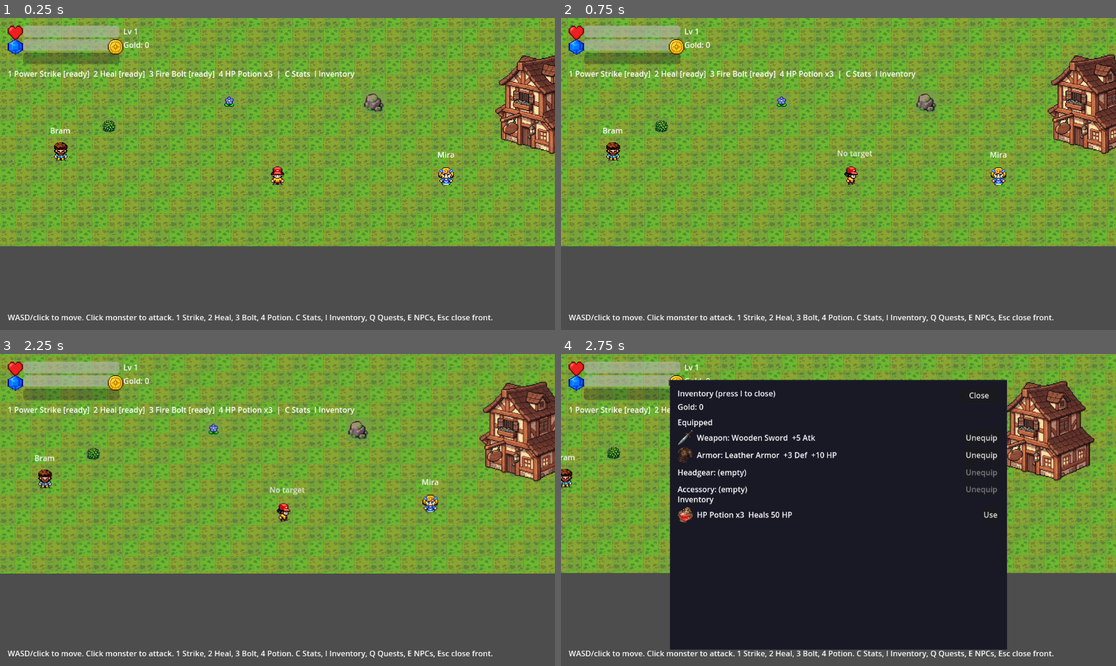
Above: before the commit, frames 1-4 (two rows, left to right).
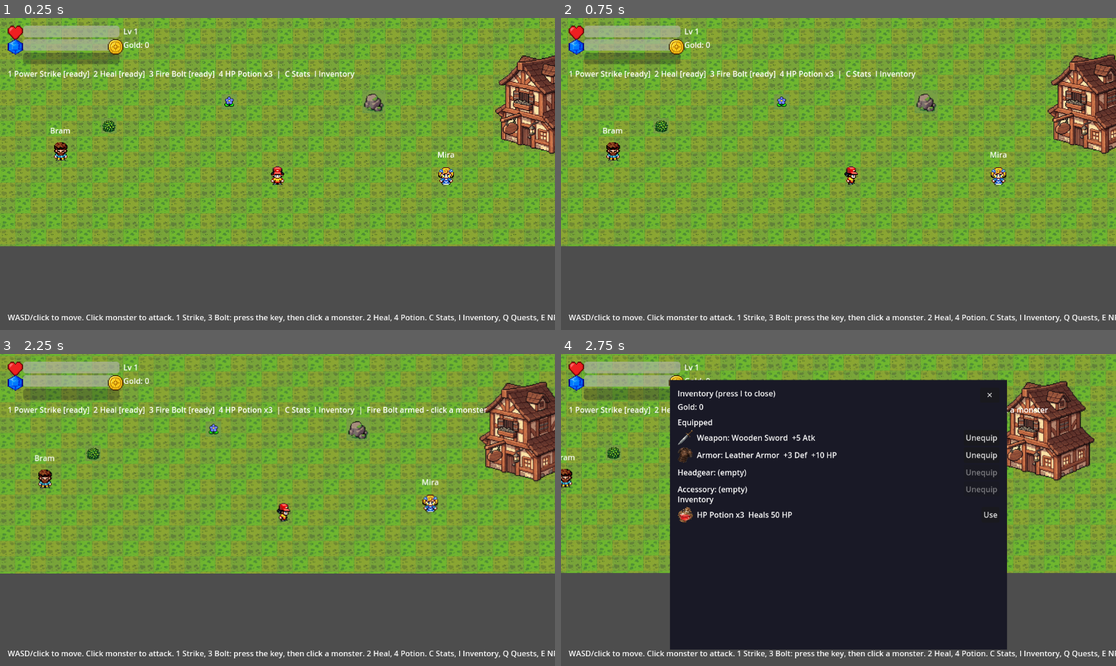
Above: after the commit, the same moments.

Repository: straviux/rok-online-clone
Game: Godot game, scene res://scenes/world/town.tscn
Two runs of this game, one before a commit and one after it. Both use one fixed random seed, a clock stepped at 60 frames per second and the inputs below.
Inputs (mouse positions are in pixels of both pictures, inside the frame that each line leads up to):
- Up to frame 1 (0.25 s): no input
- Up to frame 2 (0.75 s): tap Enter at 0.5 s; move the mouse to (960, 158) at 0.52 s; hold D from 0.53 s (still down); tap 1 at 0.6 s; click (960, 158) at 0.67 s
- Up to frame 3 (2.25 s): tap 2 at 0.8 s; release D at 1.25 s; tap Enter at 1.25, 2 s; drag from (166, 525) to (5, 485) at 1.27 s; move the mouse to (333, 441) at 2.02 s; hold D from 2.03 s (still down); tap 3 at 2.1 s
- Up to frame 4 (2.75 s): keep holding D; tap I at 2.3 s

The runs differ from the first frame. In frame 1, 0.6% of the frame differs, in the area x 37-100%, y 95-98%; in frame 2, 0.7%; in frame 3, 0.9%, in the area x 37-100%, y 16-98%; in frame 4, 0.7%.

Commit message:
Skills are press-then-click with cast times and a HUD cast bar; Accept/Close buttons become check/close icons

Diff:
--- a/scenes/ui/character_panel.tscn
+++ b/scenes/ui/character_panel.tscn
@@ -20,11 +20,11 @@
 text = "Character (press C to close)"
 
 [node name="CloseButton" type="Button" parent="Panel"]
-offset_left = 400.0
+offset_left = 444.0
 offset_top = 16.0
 offset_right = 484.0
 offset_bottom = 44.0
-text = "Close"
+text = "✕"
 
 [node name="LevelLabel" type="Label" parent="Panel"]
 offset_left = 16.0
--- a/scenes/ui/dialogue_panel.tscn
+++ b/scenes/ui/dialogue_panel.tscn
@@ -19,11 +19,11 @@
 text = "Elder"
 
 [node name="CloseButton" type="Button" parent="Panel"]
-offset_left = 560.0
+offset_left = 604.0
 offset_top = 44.0
 offset_right = 644.0
 offset_bottom = 68.0
-text = "Close"
+text = "✕"
 
 [node name="TextLabel" type="Label" parent="Panel"]
 offset_left = 56.0
@@ -36,6 +36,6 @@
 [node name="AcceptButton" type="Button" parent="Panel"]
 offset_left = 56.0
 offset_top = 156.0
-offset_right = 200.0
+offset_right = 100.0
 offset_bottom = 184.0
-text = "Accept"
+text = "✓"
--- a/scenes/ui/hud.tscn
+++ b/scenes/ui/hud.tscn
@@ -57,12 +57,28 @@
 offset_bottom = 128.0
 text = ""
 
+[node name="CastLabel" type="Label" parent="."]
+offset_left = 16.0
+offset_top = 132.0
+offset_right = 500.0
+offset_bottom = 156.0
+visible = false
+text = "Casting..."
+
+[node name="CastBar" type="ProgressBar" parent="."]
+offset_left = 16.0
+offset_top = 160.0
+offset_right = 316.0
+offset_bottom = 184.0
+visible = false
+show_percentage = false
+
 [node name="HintLabel" type="Label" parent="."]
 offset_left = 16.0
 offset_top = 610.0
 offset_right = 1100.0
 offset_bottom = 640.0
-text = "WASD/click to move. Click monster to attack. 1 Strike, 2 Heal, 3 Bolt, 4 Potion. C Stats, I Inventory, Q Quests, E NPCs, Esc close front."
+text = "WASD/click to move. Click monster to attack. 1 Strike, 3 Bolt: press the key, then click a monster. 2 Heal, 4 Potion. C Stats, I Inventory, Q Quests, E NPCs, Esc close front."
 
 [node name="HeartIcon" type="TextureRect" parent="."]
 offset_left = 16.0
--- a/scenes/ui/inventory_panel.tscn
+++ b/scenes/ui/inventory_panel.tscn
@@ -20,11 +20,11 @@
 text = "Inventory (press I to close)"
 
 [node name="CloseButton" type="Button" parent="Panel"]
-offset_left = 600.0
+offset_left = 644.0
 offset_top = 16.0
 offset_right = 684.0
 offset_bottom = 44.0
-text = "Close"
+text = "✕"
 
 [node name="GoldLabel" type="Label" parent="Panel"]
 offset_left = 16.0
--- a/scenes/ui/quest_log_panel.tscn
+++ b/scenes/ui/quest_log_panel.tscn
@@ -20,11 +20,11 @@
 text = "Quest Log (press Q to close)"
 
 [node name="CloseButton" type="Button" parent="Panel"]
-offset_left = 900.0
+offset_left = 944.0
 offset_top = 16.0
 offset_right = 984.0
 offset_bottom = 44.0
-text = "Close"
+text = "✕"
 
 [node name="QuestBox" type="VBoxContainer" parent="Panel"]
 offset_left = 16.0
--- a/scenes/ui/shop_panel.tscn
+++ b/scenes/ui/shop_panel.tscn
@@ -20,11 +20,11 @@
 text = "Shop (E near the shopkeeper, Esc to close)"
 
 [node name="CloseButton" type="Button" parent="Panel"]
-offset_left = 900.0
+offset_left = 944.0
 offset_top = 16.0
 offset_right = 984.0
 offset_bottom = 44.0
-text = "Close"
+text = "✕"
 
 [node name="GoldLabel" type="Label" parent="Panel"]
 offset_left = 16.0
--- a/scenes/ui/storage_panel.tscn
+++ b/scenes/ui/storage_panel.tscn
@@ -20,11 +20,11 @@
 text = "Storage (E near the keeper, Esc to close)"
 
 [node name="CloseButton" type="Button" parent="Panel"]
-offset_left = 600.0
+offset_left = 644.0
 offset_top = 16.0
 offset_right = 684.0
 offset_bottom = 44.0
-text = "Close"
+text = "✕"
 
 [node name="GoldLabel" type="Label" parent="Panel"]
 offset_left = 16.0
--- a/scripts/dialogue_panel.gd
+++ b/scripts/dialogue_panel.gd
@@ -48,7 +48,7 @@
 			_current_quest_id = quest_id
 			text_label.text = data.description + "\n\nAccept this quest?"
 			accept_button.visible = true
-			accept_button.text = "Accept"
+			accept_button.text = "✓"
 		elif quest["state"] == "active":
 			text_label.text = data.description + "\n\nProgress: %s: %d/%d" % [
 				data.target_label,
--- a/scripts/hud.gd
+++ b/scripts/hud.gd
@@ -10,6 +10,8 @@
 @onready var target_label: Label = $TargetLabel
 @onready var target_bar: ProgressBar = $TargetBar
 @onready var skill_label: Label = $SkillLabel
+@onready var cast_label: Label = $CastLabel
+@onready var cast_bar: ProgressBar = $CastBar
 
 
 func _ready() -> void:
@@ -22,6 +24,7 @@
 	sp_bar.show_percentage = false
 	xp_bar.show_percentage = false
 	target_bar.show_percentage = false
+	cast_bar.show_percentage = false
 
 
 func _input(event: InputEvent) -> void:
@@ -38,6 +41,10 @@
 					if panel.visible:
 						panel.visible = false
 						return
+			# No panel open: Esc cancels an armed skill instead.
+			var player_node: Node = get_tree().get_first_node_in_group("player")
+			if player_node != null and player_node.pending_skill != "":
+				player_node.pending_skill = ""
 
 
 func _cooldown_text(timer: float) -> String:
@@ -67,6 +74,17 @@
 		_cooldown_text(player.fire_bolt_timer),
 		GameManager.count_item("hp_potion") + GameManager.count_item("small_hp_potion"),
 	]
+	if player.pending_skill != "":
+		skill_label.text += "  |  %s armed - click a monster" % player._skill_display_name(player.pending_skill)
+	if player.casting_skill != "":
+		cast_label.text = "Casting %s..." % player._skill_display_name(player.casting_skill)
+		cast_bar.max_value = player.casting_duration
+		cast_bar.value = player.casting_duration - player.casting_time_left
+		cast_label.visible = true
+		cast_bar.visible = true
+	else:
+		cast_label.visible = false
+		cast_bar.visible = false
 
 	var target: Node = player.target
 	if target != null and is_instance_valid(target) and not target.dead:
--- a/scripts/player.gd
+++ b/scripts/player.gd
@@ -18,6 +18,13 @@
 ##   automatically once in range. Left-click ground: walk to that point.
 ## - WASD at any time cancels click movement (the target stays set).
 ## - While a target is alive and in range, basic attacks fire automatically.
+## - Skills are press-then-click: pressing 1 (Power Strike) or 3
+##   (Fire Bolt) arms the skill, and the next left-click on a monster
+##   casts it on that monster. Clicking ground cancels the arming and
+##   walks there; pressing the same key again or Esc also cancels.
+##   Every skill has a cast time (Strike 0.5s, Bolt 0.8s, Heal 0.6s):
+##   while casting the player stands still and a cast bar shows in
+##   the HUD, then the effect lands. Taking damage does NOT interrupt.
 ## - Hotkeys: 1 Power Strike (5 SP, 3s), 2 Heal (10 SP, 5s),
 ##   3 Fire Bolt (8 SP, 4s, 300 range), 4 use an HP potion from inventory.
 ## - C opens the character panel, where stat points are spent with + buttons.
@@ -67,6 +74,16 @@
 var power_strike_timer: float = 0.0
 var heal_timer: float = 0.0
 var fire_bolt_timer: float = 0.0
+
+# Press-then-click targeting: pressing 1 or 3 arms that skill here;
+# the next left-click on a monster casts it. "" means nothing armed.
+var pending_skill: String = ""
+# Casting: a started cast lands after cast_time_left reaches 0.
+# casting_skill "" means not casting; casting_target is null for Heal.
+var casting_skill: String = ""
+var casting_target: Node = null
+var casting_time_left: float = 0.0
+var casting_duration: float = 0.0
 
 var _attack_timer: float = 0.0
 var _click_stuck_timer: float = 0.0
@@ -215,13 +232,17 @@
 			_target_at_mouse()
 	elif event is InputEventKey:
 		if event.pressed and not event.echo:
+			if casting_skill != "" and event.keycode in [KEY_1, KEY_2, KEY_3]:
+				# Already casting: skill keys wait, the cast bar shows why.
+				return
 			match event.keycode:
 				KEY_1:
-					_cast_power_strike()
+					_toggle_pending("power_strike")
 				KEY_2:
-					_cast_heal()
+					pending_skill = ""
+					_start_heal_cast()
 				KEY_3:
-					_cast_fire_bolt()
+					_toggle_pending("fire_bolt")
 				KEY_4:
 					_use_potion()
 
@@ -232,6 +253,9 @@
 		for panel: Node in get_tree().get_nodes_in_group(group_name):
 			if panel.visible:
 				return
+	if casting_skill != "":
+		# Clicks during a cast are ignored: movement is locked anyway.
+		return
 	var mouse_position: Vector2 = get_global_mouse_position()
 	var space_state: PhysicsDirectSpaceState2D = get_world_2d().direct_space_state
 	var query := PhysicsPointQueryParameters2D.new()
@@ -241,12 +265,22 @@
 	for result: Dictionary in results:
 		var collider: Object = result["collider"]
 		if collider is Node and collider.is_in_group("monsters"):
-			set_target(collider)
-			click_chasing = true
-			click_moving = true
-			_click_stuck_timer = 0.0
+			if pending_skill != "":
+				# Armed skill: this click IS the cast, not a chase.
+				var skill := pending_skill
+				pending_skill = ""
+				set_target(collider)
+				click_moving = false
+				click_chasing = false
+				_start_cast(skill, collider)
+			else:
+				set_target(collider)
+				click_chasing = true
+				click_moving = true
+				_click_stuck_timer = 0.0
 			return
-	# Ground click: walk there, and drop any monster target.
+	# Ground click: cancels any arming, then walks there as usual.
+	pending_skill = ""
 	set_target(null)
 	click_chasing = false
 	click_destination = mouse_position
@@ -258,60 +292,124 @@
 	return target != null and is_instance_valid(target) and not target.dead
 
 
-func _cast_power_strike() -> void:
-	if not _target_ready():
+func _skill_cast_time(skill: String) -> float:
+	match skill:
+		"power_strike":
+			return 0.5
+		"fire_bolt":
+			return 0.8
+		"heal":
+			return 0.6
+	return 0.0
+
+
+func _skill_display_name(skill: String) -> String:
+	match skill:
+		"power_strike":
+			return "Power Strike"
+		"fire_bolt":
+			return "Fire Bolt"
+		"heal":
+			return "Heal"
+	return skill
+
+
+func _toggle_pending(skill: String) -> void:
+	# Pressing the armed skill's key again disarms it; pressing the
+	# other skill's key switches the arming to that skill.
+	if pending_skill == skill:
+		pending_skill = ""
+	else:
+		pending_skill = skill
+
+
+func _start_cast(skill: String, cast_target: Node) -> bool:
+	# Checks first (nothing is spent on a failed cast), then SP and
+	# cooldown are spent and the cast bar starts ticking.
+	if cast_target == null or not is_instance_valid(cast_target) or cast_target.dead:
 		_show_message("No target", Color(1.0, 1.0, 1.0, 1.0))
-		return
-	if global_position.distance_to(target.global_position) > attack_range:
-		_show_message("Out of range", Color(1.0, 1.0, 1.0, 1.0))
-		return
-	if power_strike_timer > 0.0:
-		_show_message("Cooling down", Color(1.0, 1.0, 1.0, 1.0))
-		return
-	if sp < 5.0:
-		_show_message("Not enough SP", Color(0.4, 0.7, 1.0, 1.0))
-		return
-	sp -= 5.0
-	power_strike_timer = 3.0
-	target.take_damage(int(attack_damage * 1.8))
-
-
-func _cast_heal() -> void:
+		return false
+	if skill == "power_strike":
+		if global_position.distance_to(cast_target.global_position) > attack_range:
+			_show_message("Out of range", Color(1.0, 1.0, 1.0, 1.0))
+			return false
+		if power_strike_timer > 0.0:
+			_show_message("Cooling down", Color(1.0, 1.0, 1.0, 1.0))
+			return false
+		if sp < 5.0:
+			_show_message("Not enough SP", Color(0.4, 0.7, 1.0, 1.0))
+			return false
+		sp -= 5.0
+		power_strike_timer = 3.0
+	elif skill == "fire_bolt":
+		if global_position.distance_to(cast_target.global_position) > 300.0:
+			_show_message("Out of range", Color(1.0, 1.0, 1.0, 1.0))
+			return false
+		if fire_bolt_timer > 0.0:
+			_show_message("Cooling down", Color(1.0, 1.0, 1.0, 1.0))
+			return false
+		if sp < 8.0:
+			_show_message("Not enough SP", Color(0.4, 0.7, 1.0, 1.0))
+			return false
+		sp -= 8.0
+		fire_bolt_timer = 4.0
+	else:
+		return false
+	casting_skill = skill
+	casting_target = cast_target
+	casting_duration = _skill_cast_time(skill)
+	casting_time_left = casting_duration
+	return true
+
+
+func _start_heal_cast() -> bool:
 	if hp >= float(max_hp):
 		_show_message("HP full", Color(0.4, 1.0, 0.4, 1.0))
-		return
+		return false
 	if heal_timer > 0.0:
 		_show_message("Cooling down", Color(1.0, 1.0, 1.0, 1.0))
-		return
+		return false
 	if sp < 10.0:
 		_show_message("Not enough SP", Color(0.4, 0.7, 1.0, 1.0))
-		return
+		return false
 	sp -= 10.0
 	heal_timer = 5.0
-	hp = min(float(max_hp), hp + float(heal_amount))
-	_show_message("+%d" % heal_amount, Color(0.4, 1.0, 0.4, 1.0))
-
-
-func _cast_fire_bolt() -> void:
-	if not _target_ready():
-		_show_message("No target", Color(1.0, 1.0, 1.0, 1.0))
-		return
-	if global_position.distance_to(target.global_position) > 300.0:
-		_show_message("Out of range", Color(1.0, 1.0, 1.0, 1.0))
-		return
-	if fire_bolt_timer > 0.0:
-		_show_message("Cooling down", Color(1.0, 1.0, 1.0, 1.0))
-		return
-	if sp < 8.0:
-		_show_message("Not enough SP", Color(0.4, 0.7, 1.0, 1.0))
-		return
-	sp -= 8.0
-	fire_bolt_timer = 4.0
-	var bolt: Node = _fire_bolt_scene.instantiate()
-	bolt.position = global_position
-	bolt.target = target
-	bolt.damage = fire_bolt_damage
-	get_tree().current_scene.add_child(bolt)
+	casting_skill = "heal"
+	casting_target = null
+	casting_duration = _skill_cast_time("heal")
+	casting_time_left = casting_duration
+	return true
+
+
+func _finish_cast() -> void:
+	# The effect lands only now, at the end of the cast time. A target
+	# that died or (for the melee strike) walked out of range fizzles.
+	var skill := casting_skill
+	var cast_target := casting_target
+	casting_skill = ""
+	casting_target = null
+	casting_time_left = 0.0
+	casting_duration = 0.0
+	match skill:
+		"power_strike":
+			if cast_target == null or not is_instance_valid(cast_target) or cast_target.dead:
+				_show_message("Fizzled", Color(1.0, 1.0, 1.0, 1.0))
+			elif global_position.distance_to(cast_target.global_position) > attack_range:
+				_show_message("Out of range", Color(1.0, 1.0, 1.0, 1.0))
+			else:
+				cast_target.take_damage(int(attack_damage * 1.8))
+		"fire_bolt":
+			if cast_target == null or not is_instance_valid(cast_target) or cast_target.dead:
+				_show_message("Fizzled", Color(1.0, 1.0, 1.0, 1.0))
+			else:
+				var bolt: Node = _fire_bolt_scene.instantiate()
+				bolt.position = global_position
+				bolt.target = cast_target
+				bolt.damage = fire_bolt_damage
+				get_tree().current_scene.add_child(bolt)
+		"heal":
+			hp = min(float(max_hp), hp + float(heal_amount))
+			_show_message("+%d" % heal_amount, Color(0.4, 1.0, 0.4, 1.0))
 
 
 func _use_potion() -> void:
@@ -381,6 +479,17 @@
 	power_strike_timer = max(0.0, power_strike_timer - delta)
 	heal_timer = max(0.0, heal_timer - delta)
 	fire_bolt_timer = max(0.0, fire_bolt_timer - delta)
+
+	if casting_skill != "":
+		# Casting: stand still until the cast finishes, then the
+		# effect lands. No movement, no auto-attack while casting.
+		casting_time_left -= delta
+		if casting_time_left <= 0.0:
+			_finish_cast()
+		velocity = Vector2.ZERO
+		move_and_slide()
+		_update_animation()
+		return
 
 	var direction := Vector2.ZERO
 	if Input.is_key_pressed(KEY_A) or Input.is_key_pressed(KEY_LEFT):
